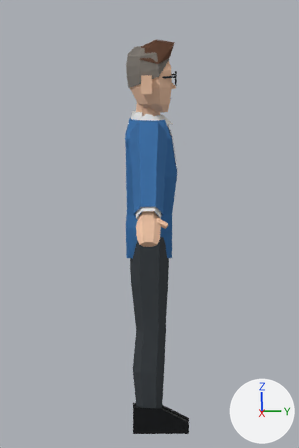
A saved change to the Blender file characters/glasses_ceo/glasses_ceo.blend.
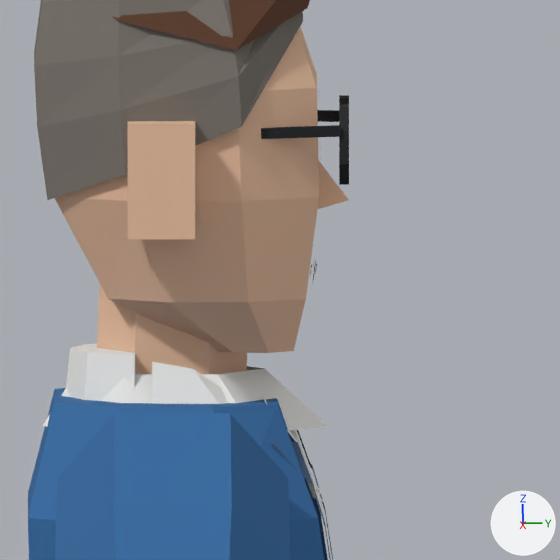
Each version is shown from the file's camera 'Cam', then close up on the part from 40% to 70% of the width and 13% to 32% of the height. Lighting does not change. The marker at lower right points along +X, +Y and +Z. The last two pictures show the newer version.

Before the edit, the objects in view are built like this:
```python
me_glasses_ceo = bpy.data.meshes.new('glasses_ceo')
me_glasses_ceo.from_pydata(...)  # 722 vertices, 547 faces; spans x -0.65..0.65, y -0.11..0.18, z 0.0..1.79
me_glasses_ceo.materials.append(mat_m_characterpalette)  # picture img_palette_png
# before: 489 (0.12, 0.02, 1.43) at pixel (212, 407), 490 (0.07, 0.07, 1.43) at pixel (277, 402), 491 (-0.07, 0.07, 1.43), 492 (-0.12, 0.02, 1.43), 493 (-0.12, -0.04, 1.43)
# before: 494 (-0.07, -0.09, 1.43) at pixel (54, 388), 495 (0.07, -0.09, 1.43) at pixel (54, 402), 496 (0.12, -0.04, 1.43) at pixel (119, 407)
ob_glasses_ceo = bpy.data.objects.new('glasses_ceo', me_glasses_ceo)
ob_glasses_ceo.location = (0.0, 0.0, 0.0)
```
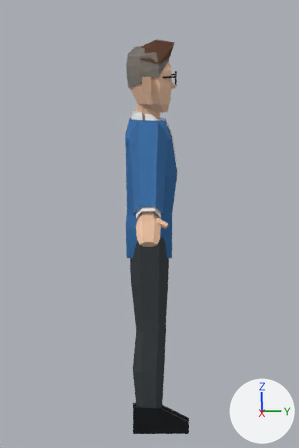
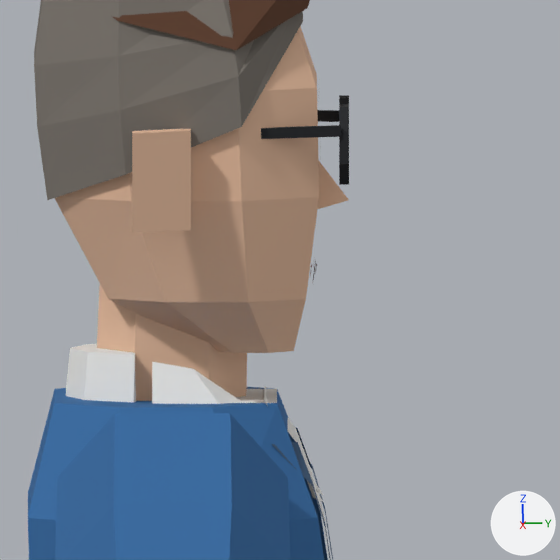
Location of each change, (x1, y1, x2, y2) in pixels of the close-ups (560 x 560 px; the box of a moved part takes in the faces that stretch with it):
part 1 of me_glasses_ceo, moved or reshaped
    before: (128, 121, 195, 239)
    after: (132, 129, 191, 233)
part 2 of me_glasses_ceo, deleted
    before: (43, 366, 327, 431)
part 3 of me_glasses_ceo, cut back
    before: (55, 388, 277, 407)
    after: (55, 387, 277, 407)

Edits to the bpy script that builds the scene:
```text
Change me_glasses_ceo:
    used by ob_glasses_ceo; location = (0.0, 0.0, 0.0)
    verts and faces of me_glasses_ceo; kept vertices keep their numbers, new ones are numbered from 722
    remove me_glasses_ceo.from_pydata(...)  # 722 vertices, 547 faces; spans x -0.65..0.65, y -0.11..0.18, z 0.0..1.79
    add me_glasses_ceo.from_pydata(...)  # 712 vertices, 544 faces; spans x -0.65..0.65, y -0.11..0.18, z 0.0..1.79
    me_glasses_ceo part 1: the loose piece of 8 vertices spanning x 0.11..0.15, y -0.04..0.01, z 1.55..1.64 is turned 26.5 degrees about the z axis through its middle and scaled by 0.888, then moved by (0.01, 0.0, 0.0)
    me_glasses_ceo part 2: the loose piece of 12 vertices spanning x -0.09..0.09, y -0.1..0.11, z 1.41..1.45 is deleted
    me_glasses_ceo part 3
    add delete_faces([(489, 490, 491, 492, 493, 494, 495, 496)])
    add verts[722] = (0.07, -0.01, 1.43)
    add verts[723] = (-0.07, -0.01, 1.43)
    add faces += [(490, 491, 723, 722), (489, 490, 722, 496), (491, 492, 493, 723), (493, 494, 495, 496, 722, 723)]
    other edits to the shape of me_glasses_ceo do not show in these pictures
```
